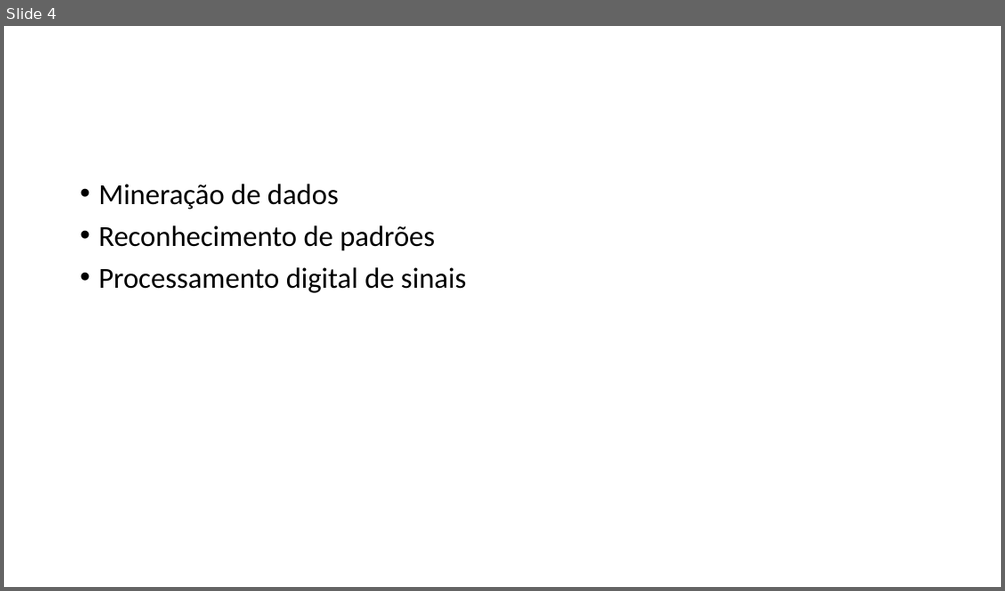
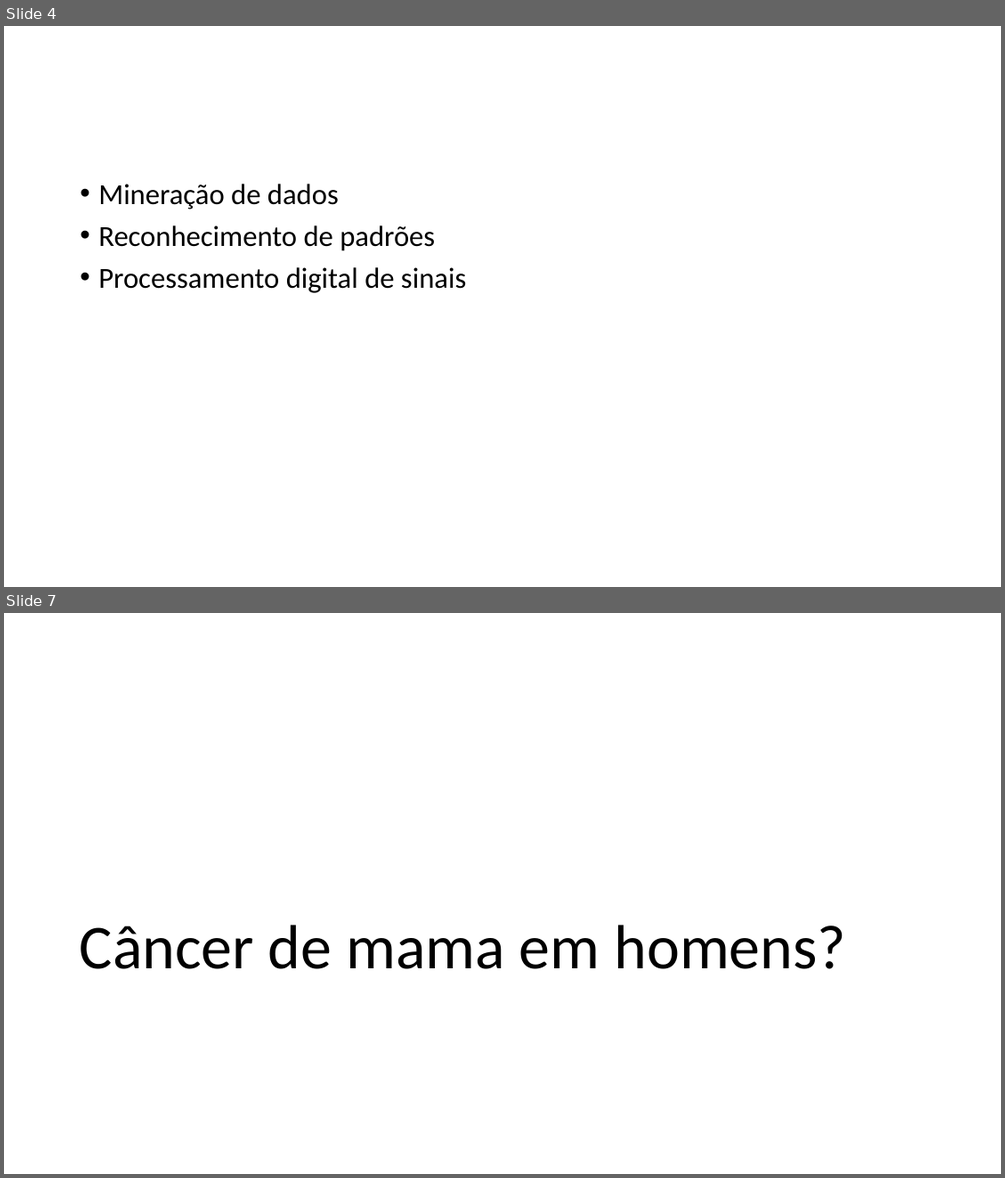
Before and after one commit to evertonlima07/redesNeurais, a slide deck: Documentos/Apresentação - Redes Neurais.pptx. Shown one above the other, each under a label of ours: slide 4 before the commit, slides 4 and 7 after it; the slides between them are not shown. The pictures are 1005x591 and 1005x1178 pixels, drawn with LibreOffice and Linux fonts; fonts in the diff are those of the drawing. Boxes give left, top, right and bottom in pixels: in the first picture for what was removed or moved away, otherwise in the second. Text is boxed around its words. In the diff, an @@ line names an element or a change of style, - is before the commit and + after.

```diff
--- a/Documentos/Apresentação - Redes Neurais.pptx
+++ b/Documentos/Apresentação - Redes Neurais.pptx
@@ slide 7 added at [4, 613, 1001, 1174], background #FFFFFF @@
@@ title added at [80, 925, 846, 969], 60 pt, text #000000 @@
+Câncer de mama em homens?
```
Also in this commit, not shown: 8 other slides added.
